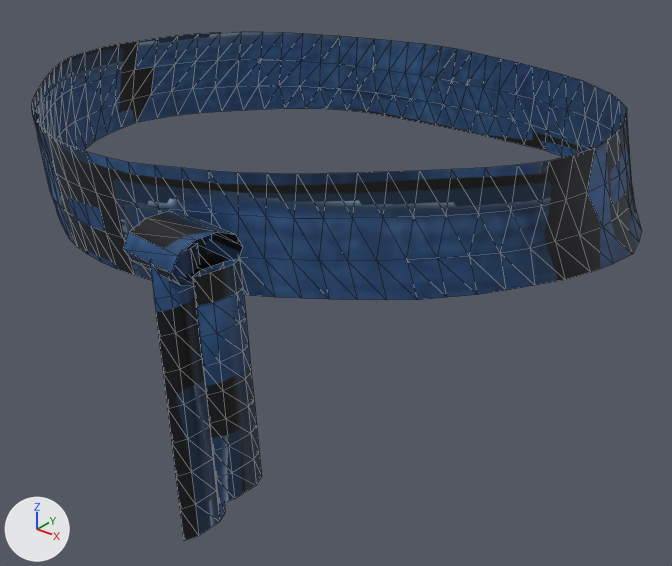
One commit to the glTF model public/games/era-clash/3d/assets/props/haru/obi.glb: the scene before it, then after it.
One viewpoint serves both versions: a 50 mm lens placed at (0.398, -0.456, 0.349), pointed at (0.032, 0.003, 0.065). The lights are fixed; the arrows at lower left show +X, +Y and +Z. The first picture is the older version. Mesh edges are drawn as thin lines. Where no turn or scale is listed for an object, it has been applied to the vertices. Vertices at exactly the same position are counted once.

Names of what the first picture shows: 'Hips', 'Spine'.
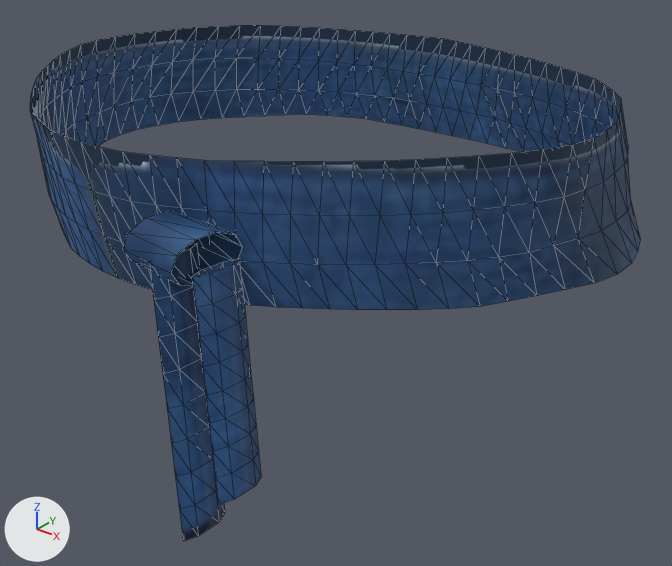
What the commit changed:
me_obi_spine is used by ob_spine; location (0.0, 0.0, 0.0).
me_obi_spine had 308 vertices, 452 faces and spanned x -0.221..0.221, y -0.192..0.198, z 0.125..0.197.
me_obi_spine now has 308 vertices, 452 faces and spans x -0.221..0.221, y -0.192..0.199, z 0.119..0.203.
me_obi_spine part 1: 288 of 308 vertices moved; they spanned x -0.221..0.221, y -0.168..0.198, z 0.125..0.197 and now span x -0.221..0.221, y -0.171..0.199, z 0.119..0.203; mean shift (0.0, -0.002, 0.0); largest move (-0.135, 0.141, 0.197) -> (-0.133, 0.136, 0.203).
me_obi_spine part 2: texture (UV) coordinates of 452 of 452 faces, centred in x -0.217..0.217, y -0.189..0.193, z 0.133..0.189, changed; they spanned u 0.0..1.0, v 0.02..1.0 and now span u 0.0..1.0, v 0.01..1.0.
me_obi_hips is used by ob_hips; location (0.0, 0.0, 0.0).
me_obi_hips had 108 vertices, 192 faces and spanned x 0.067..0.119, y -0.198..-0.158, z 0.0..0.162.
me_obi_hips now has 108 vertices, 192 faces and spans x 0.067..0.119, y -0.199..-0.159, z 0.0..0.162.
me_obi_hips part 3: texture (UV) coordinates of 192 of 192 faces, centred in x 0.067..0.119, y -0.195..-0.161, z 0.007..0.157, changed; they spanned u 0.02..0.98, v 0.0..0.8 and now span u 0.02..0.99, v 0.0..0.59.

Boxes [x1, y1, x2, y2] around the edits, measured in the pictures (672 x 566 px; the box of a moved part takes in the faces that stretch with it):
'Spine', reshaped, surface changed (6% taller)
    before: [32, 32, 642, 300]
    after: [30, 25, 640, 310]
part 1 of me_obi_spine, moved or reshaped
    before: [32, 32, 642, 300]
    after: [30, 25, 640, 310]
part 2 of me_obi_spine, surface changed
    before: [32, 32, 642, 300]
    after: [30, 25, 640, 310]
part 3 of me_obi_hips, surface changed
    both: [150, 245, 261, 539]
